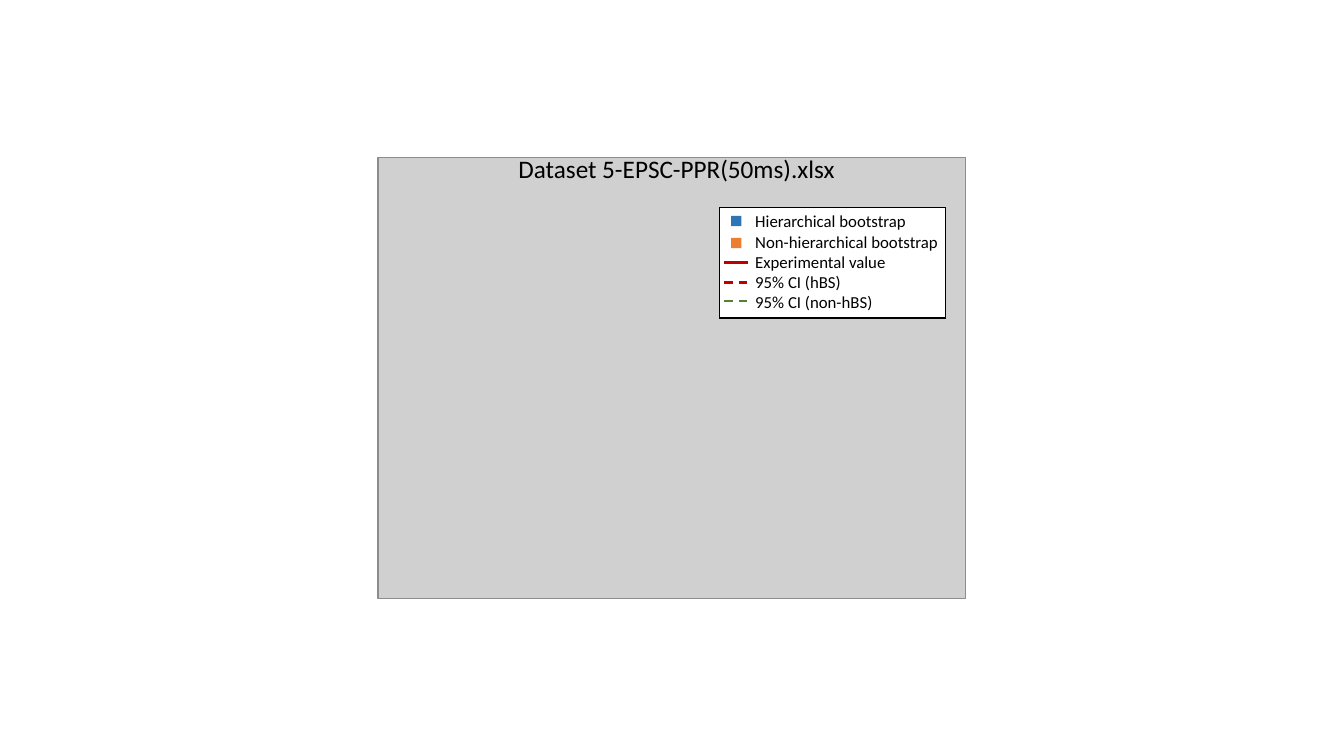
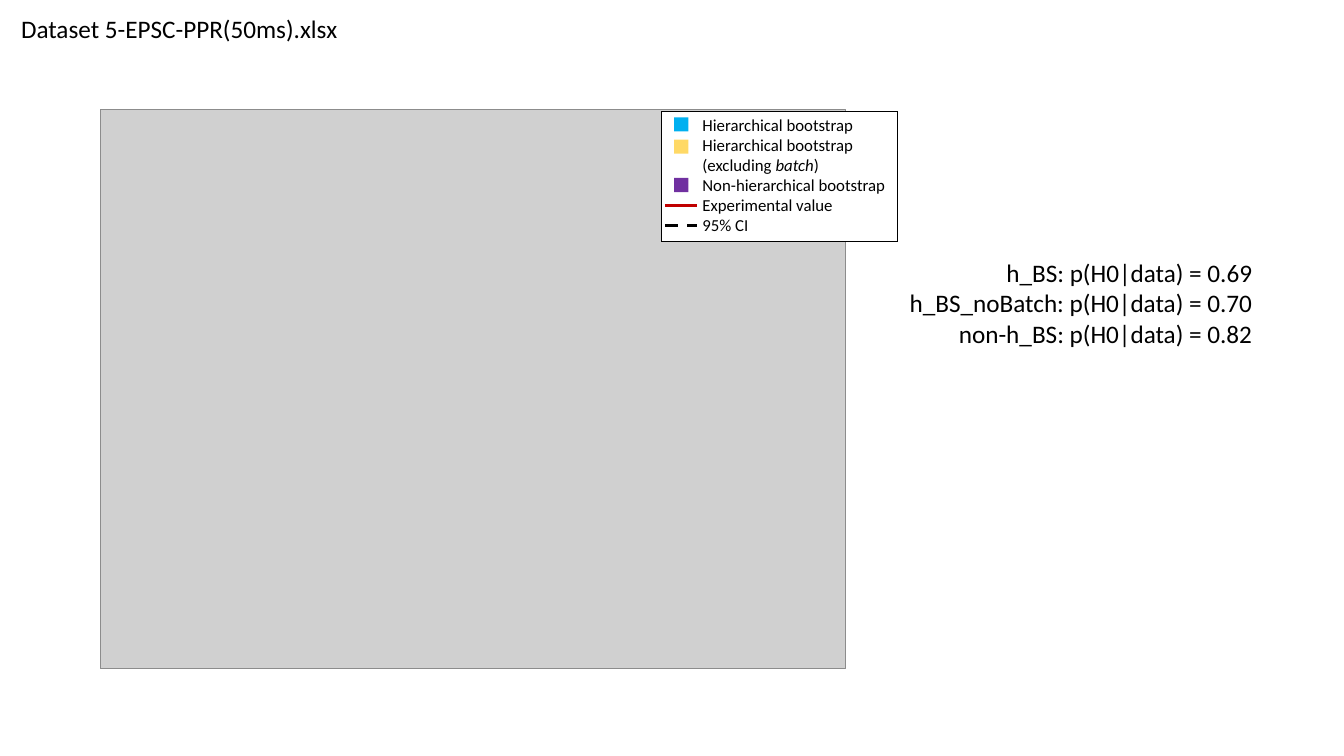
Before and after one commit to rickborn/Munc13-Paper, a slide deck: slide 9 of Results/hierarchical_bootstrap_figures.pptx (slide 6 before the commit). Drawn at 1344x756 pixels with LibreOffice and Linux fonts; fonts in the diff are those of the drawing; grey boxes stand for pictures. Boxes give left, top, right and bottom in pixels: in the first picture for what was removed or moved away, otherwise in the second. Text is boxed around its words. In the diff, an @@ line names an element or a change of style, - is before the commit and + after.

Commit message:
ICC extended
New analyses and results (figures) for intra-cluster correlations in the Kaeser lab data.

```diff
--- a/Results/hierarchical_bootstrap_figures.pptx
+++ b/Results/hierarchical_bootstrap_figures.pptx
@@ text "Dataset 5-EPSC-PPR(50ms).xlsx" moved from (x1=518, y1=157, x2=834, y2=182) to (x1=21, y1=19, x2=337, y2=42) @@
@@ picture added at (x1=100, y1=110, x2=846, y2=669) @@
@@ rectangle resized from (x1=720, y1=208, x2=946, y2=319) to (x1=661, y1=111, x2=897, y2=242) @@
@@ rectangle added at (x1=675, y1=118, x2=689, y2=132), fill #00B0F0 @@
@@ text "Hierarchical bootstrap" moved from (x1=755, y1=215, x2=937, y2=310) to (x1=702, y1=119, x2=885, y2=231) @@
@@ rectangle added at (x1=675, y1=140, x2=689, y2=154), fill #FFD966 @@
@@ text at (x1=702, y1=139, x2=853, y2=174): paragraphs added @@
+Hierarchical bootstrap
+(excluding batch)
@@ picture removed at (x1=378, y1=157, x2=966, y2=599) @@
@@ rectangle resized from (x1=731, y1=216, x2=741, y2=226) to (x1=675, y1=178, x2=689, y2=193) @@
@@ rectangle at (x1=675, y1=178, x2=689, y2=193): fill #2E75B6 to #7030A0 @@
@@ line moved from (724, 263) - (748, 263) to (665, 206) - (698, 206) @@
@@ line added from (665, 226) to (698, 226), #000000 2.25 pt dashed @@
@@ text at (x1=702, y1=219, x2=748, y2=231): text changed @@
-95% CI (hBS)
-95% CI (non-hBS)
+95% CI
@@ rectangle removed at (x1=731, y1=238, x2=741, y2=248) @@
@@ text added at (x1=910, y1=263, x2=1252, y2=347), 18 pt, text #000000 @@
+h_BS: p(H0|data) = 0.69
+h_BS_noBatch: p(H0|data) = 0.70
+non-h_BS: p(H0|data) = 0.82
@@ line removed from (724, 282) to (748, 282) @@
@@ line removed from (724, 301) to (748, 301) @@
```
Also in this commit, not shown: 1 other slide changed, 4 slides added, 1 slide removed, 5 other files.
